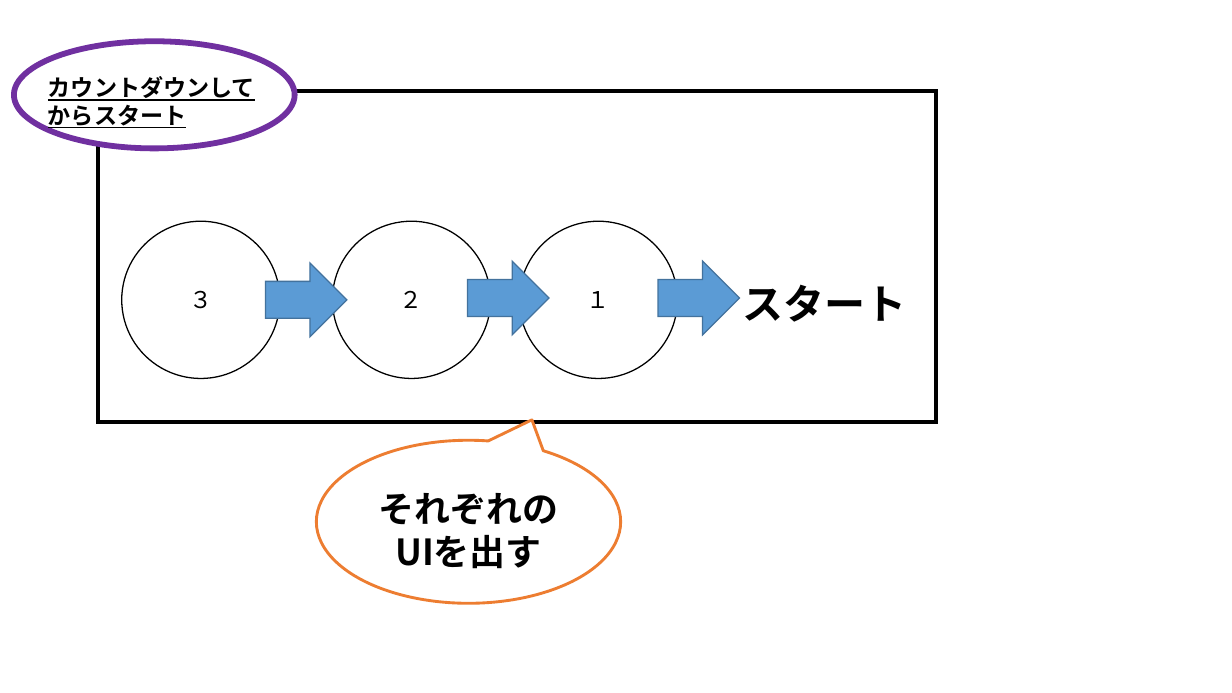
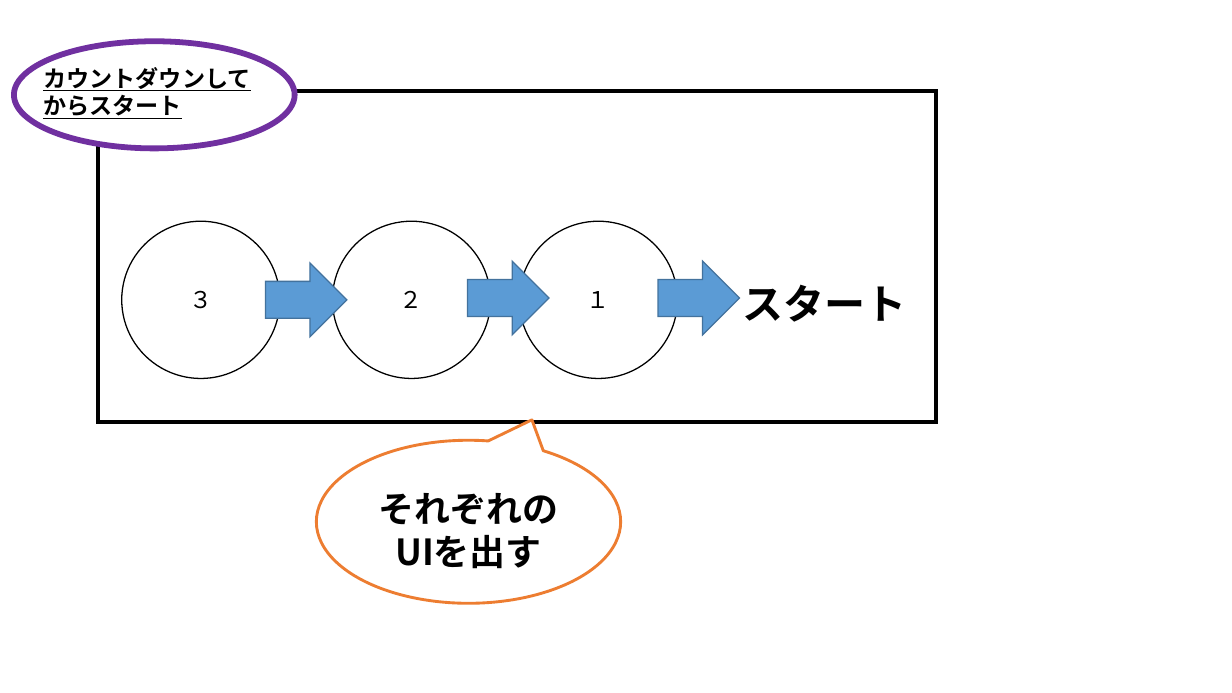
Before and after one commit to MizukiKato0416/sotsugyou_time_kato, a slide deck: slide 13 of 卒業制作_風船わりゲーム（仮）.pptx (slide 12 before the commit). Drawn at 1232x693 pixels with LibreOffice and Linux fonts; fonts in the diff are those of the drawing. Boxes give left, top, right and bottom in pixels: in the first picture for what was removed or moved away, otherwise in the second. Text is boxed around its words. In the diff, an @@ line names an element or a change of style, - is before the commit and + after.

```diff
--- a/卒業制作_風船わりゲーム（仮）.pptx
+++ b/卒業制作_風船わりゲーム（仮）.pptx
@@ text "カウントダウンしてからスタート": place and size @@
-text "カウントダウンしてからスタート" at (48,76,255,129)
+text "カウントダウンしてからスタート" at (43,63,250,119)
```
Also in this commit, not shown: 3 other slides changed, 3 slides added, 1 other file.
